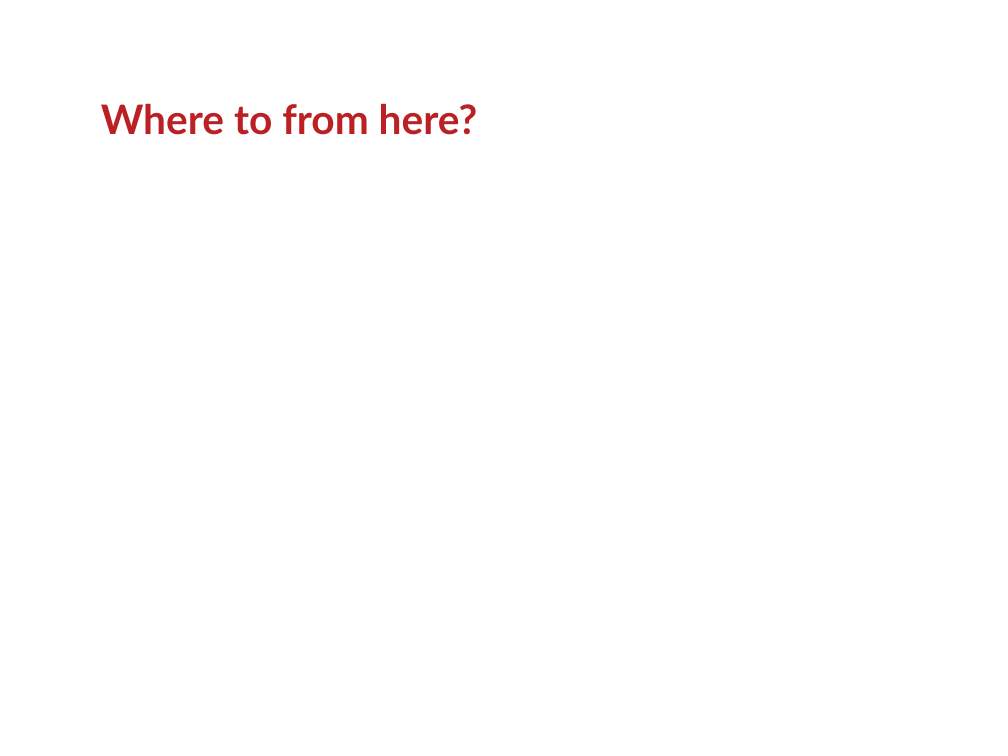
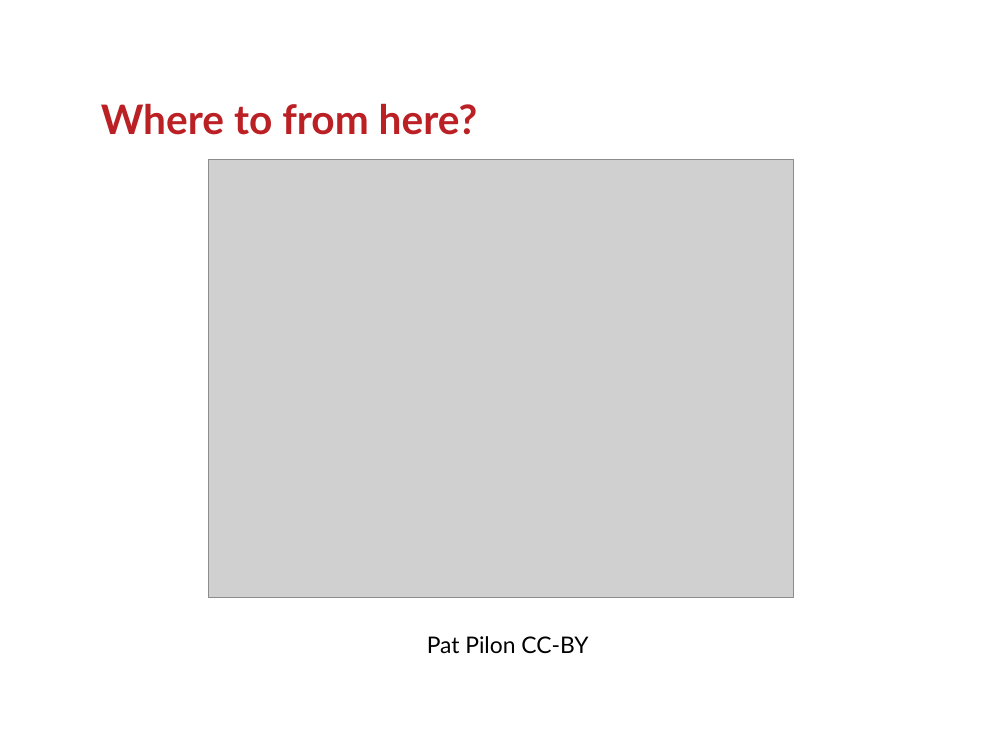
Before and after one commit to ranginui/presentation, a slide deck: slide 16 of kohaconclave/opensource_erm/erm.odp (slide 17 before the commit). Drawn at 1008x756 pixels with LibreOffice and Linux fonts; fonts in the diff are those of the drawing; grey boxes stand for pictures; background and template pictures are left out. Boxes give left, top, right and bottom in pixels: in the first picture for what was removed or moved away, otherwise in the second. Text is boxed around its words. In the diff, an @@ line names an element or a change of style, - is before the commit and + after.

```diff
--- a/kohaconclave/opensource_erm/erm.odp
+++ b/kohaconclave/opensource_erm/erm.odp
@@ picture added at box(209, 159, 793, 598) @@
@@ text added at box(427, 636, 588, 653), 18 pt, text #000000 @@
+Pat Pilon CC-BY
```
Also in this commit, not shown: 3 slides added, 3 slides removed.
